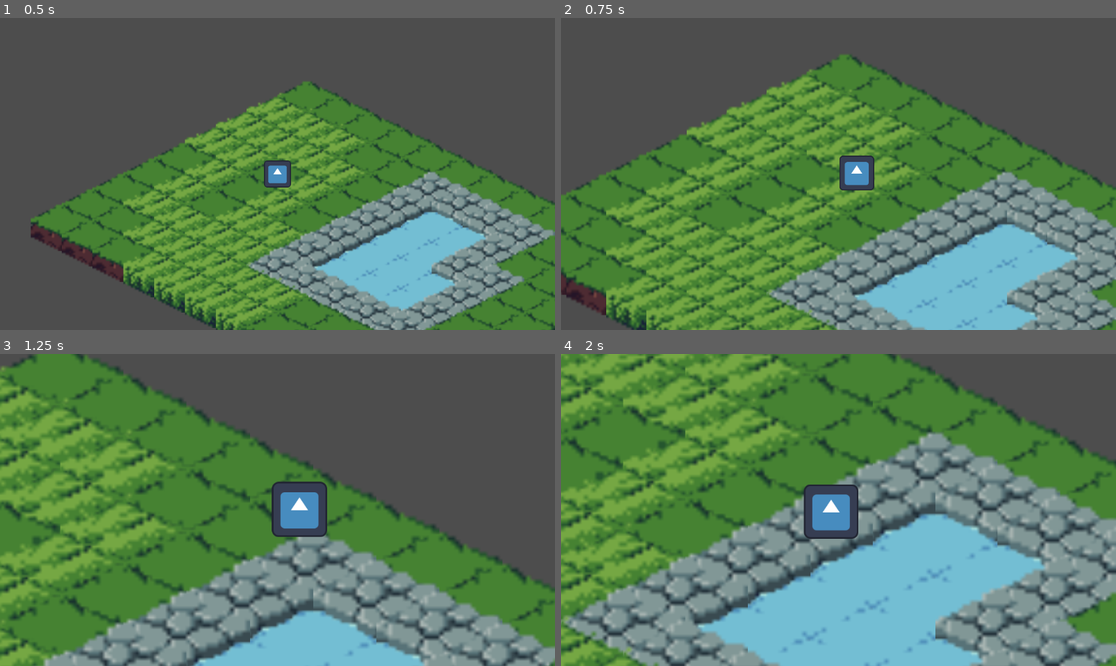
Above: before the commit, frames 1-4 (two rows, left to right).
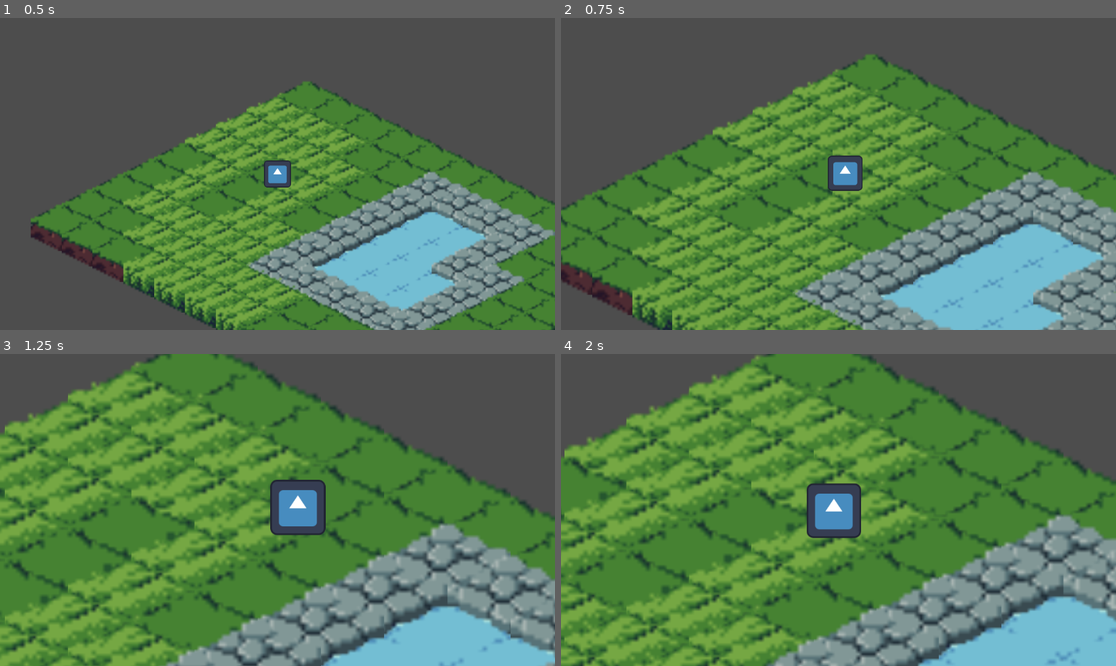
Above: after the commit, the same moments.

Repository: samuelshumake/isometric-dnd
Game: Godot game, scene res://maps/map_1.tscn
The game is run twice, just before and just after one commit, with the same random seed, the same clock (stepped at 60 frames per second) and the same inputs. The engine's default icon, where the game draws it, is replaced by a stand-in: a white triangle on a blue panel in a dark square.
Inputs (mouse positions are in pixels of both pictures, inside the frame that each line leads up to):
- Up to frame 1 (0.5 s): no input
- Up to frame 2 (0.75 s): tap Enter at 0.5 s; move the mouse to (960, 158) at 0.52 s; hold D (RIGHT) from 0.53 s (still down); hold Up (SCROLL_IN) from 0.53 s (still down); click (960, 158) at 0.67 s
- Up to frame 3 (1.25 s): keep holding D (RIGHT); keep holding Up (SCROLL_IN)
- Up to frame 4 (2 s): move the mouse to (727, 525) at 1.27 s; release D (RIGHT) at 1.28 s; release Up (SCROLL_IN) at 1.28 s; hold S (DOWN) from 1.28 s (still down); tap Down (SCROLL_OUT) at 1.35 s; click (727, 525) at 1.42 s

Frame 1 is identical in both runs. In frame 2, 36% of the frame differs, in the area x 0-100%, y 11-100%; in frame 3, 61%; in frame 4, 69%, in the area x 0-100%, y 0-100%.

Commit message:
Revert "temporarily add arrow key movement for play testing"
This reverts commit 41961ab4ab1d17f5a89c8822bf7bc694f698ec2a.

Diff:
--- a/scripts/player.gd
+++ b/scripts/player.gd
@@ -5,7 +5,6 @@
 var target : Vector2
 var map : TileMapLayer
 var space_state : Object
-var moving : bool = false
 
 var astar_grid : AStarGrid2D = AStarGrid2D.new()
 var path_array : Array[Vector2] = []
@@ -32,13 +31,6 @@
 
 func _input(event):
 	if event is InputEventMouseButton and event.pressed:
-
-		moving = true
-
-		# If click outside map or null tile, return
-		if (!map.get_cell_tile_data(map.local_to_map(get_global_mouse_position()))):
-			return
-
 		target = get_global_mouse_position()
 
 		# If collision between player and target, initialize A*
@@ -68,16 +60,10 @@
 		else:
 			path_global.clear()
 	# If no collision, move in a straight line towards target
-	elif moving:
+	else:
 		velocity = global_position.direction_to(target) * speed
 		if (global_position.distance_to(target) > 1):
 			move_and_slide()
-		else:
-			moving = false
-
-	var input_direction = Input.get_vector("LEFT", "RIGHT", "UP", "DOWN")
-	velocity = input_direction * speed
-	move_and_slide()
 
 
 # Uses Raycast to check if collision occurs between global_position and end_position
Not shown, changed: release/index.html
Not shown, changed: release/index.pck
